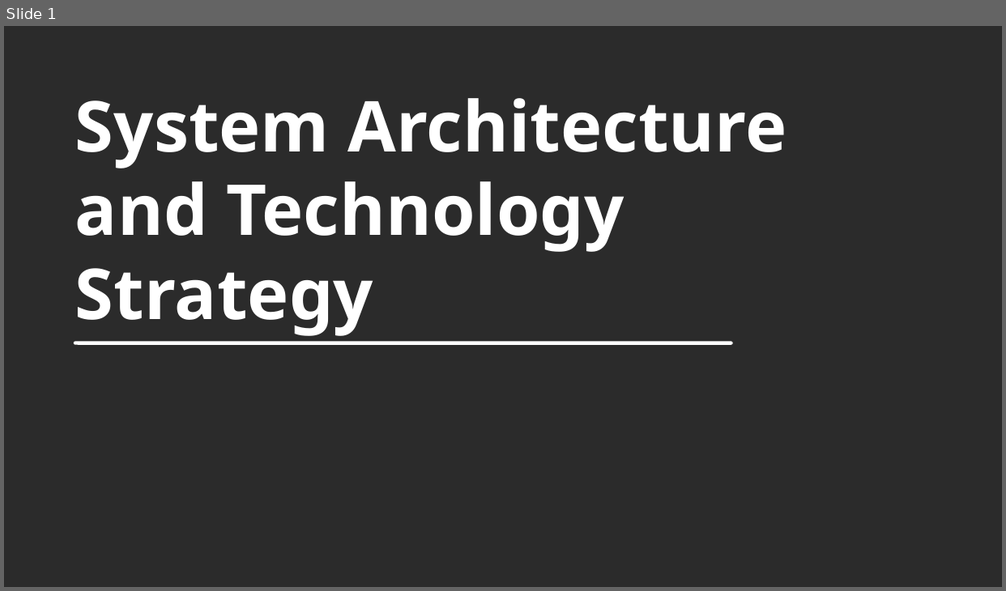
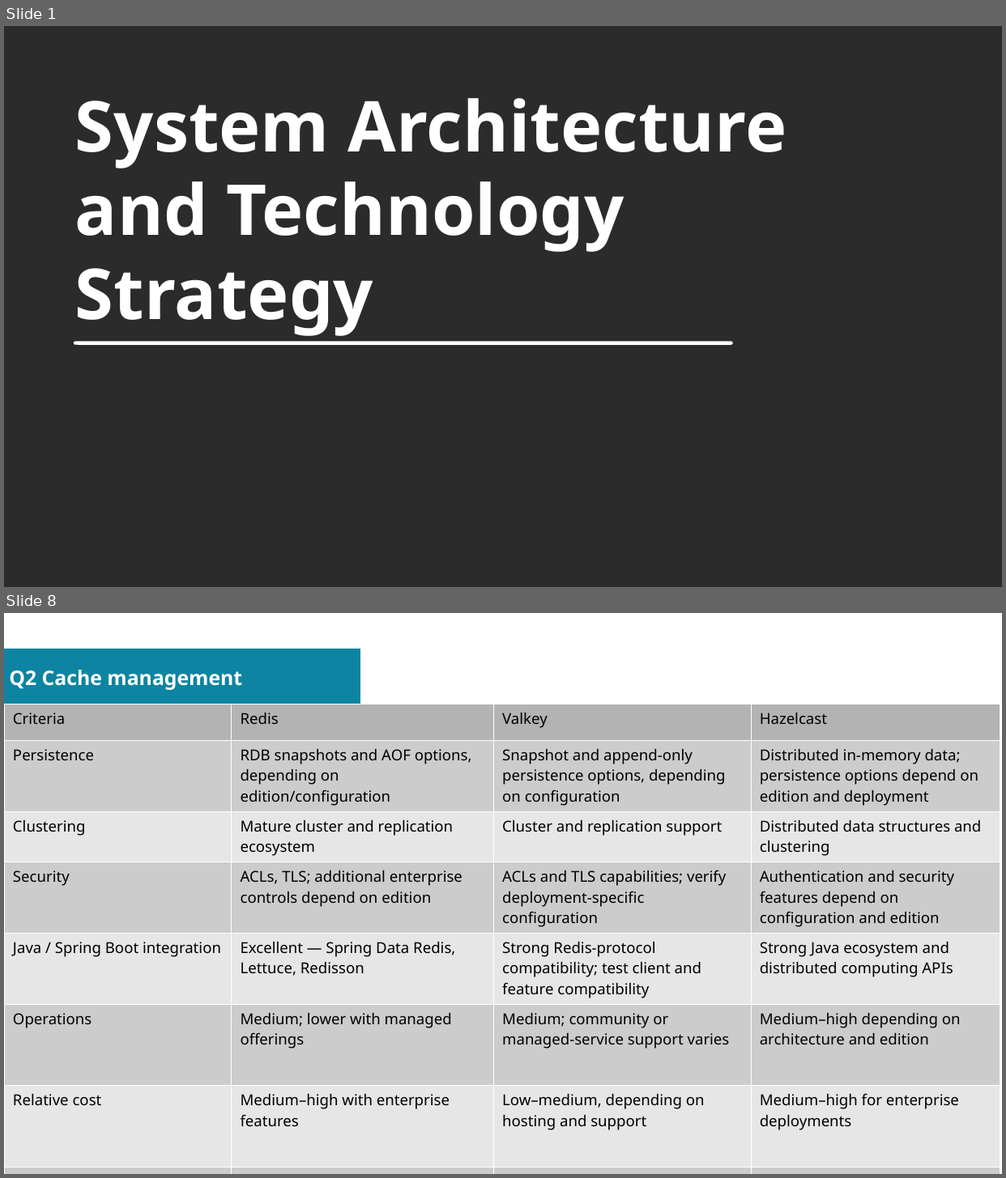
Before and after one commit to sovannotychea/ori-test, a slide deck: docs/02.odp. Shown one above the other, each under a label of ours: slide 1 before the commit, slides 1 and 8 after it; the slides between them are not shown. The pictures are 1006x591 and 1006x1178 pixels, drawn with LibreOffice and Linux fonts; fonts in the diff are those of the drawing; background and template pictures are left out; a plain dark background stands for a picture behind light text. Boxes give left, top, right and bottom in pixels: in the first picture for what was removed or moved away, otherwise in the second. Text is boxed around its words. In the diff, an @@ line names an element or a change of style, - is before the commit and + after.

```diff
--- a/docs/02.odp
+++ b/docs/02.odp
@@ slide 8 added at box(4, 613, 1002, 1174), background #FFFFFF @@
@@ rectangle added at box(4, 649, 360, 705), fill #0D84A1 @@
@@ title added at box(9, 670, 242, 690), 16 pt, text #FFFFFF, bold @@
+Q2 Cache management
@@ table added at box(4, 704, 1000, 1174), 8 rows, 4 columns @@
+Criteria | Redis | Valkey | Hazelcast
+Persistence | RDB snapshots and AOF options, depending on edition/configuration | Snapshot and append-only persistence options, depending on configuration | Distributed in-memory data; persistence options depend on edition and deployment
+Clustering | Mature cluster and replication ecosystem | Cluster and replication support | Distributed data structures and clustering
+Security | ACLs, TLS; additional enterprise controls depend on edition | ACLs and TLS capabilities; verify deployment-specific configuration | Authentication and security features depend on configuration and edition
+Java / Spring Boot integration | Excellent — Spring Data Redis, Lettuce, Redisson | Strong Redis-protocol compatibility; test client and feature compatibility | Strong Java ecosystem and distributed computing APIs
+Operations | Medium; lower with managed offerings | Medium; community or managed-service support varies | Medium–high depending on architecture and edition
+Relative cost | Medium–high with enterprise features | Low–medium, depending on hosting and support | Medium–high for enterprise deployments
+Banking suitability | Excellent for shared caching | Strong cost-conscious alternative | Strong when distributed data processing is also required
```
Also in this commit, not shown: 2 slides changed, 8 other slides added, 1 other file.
